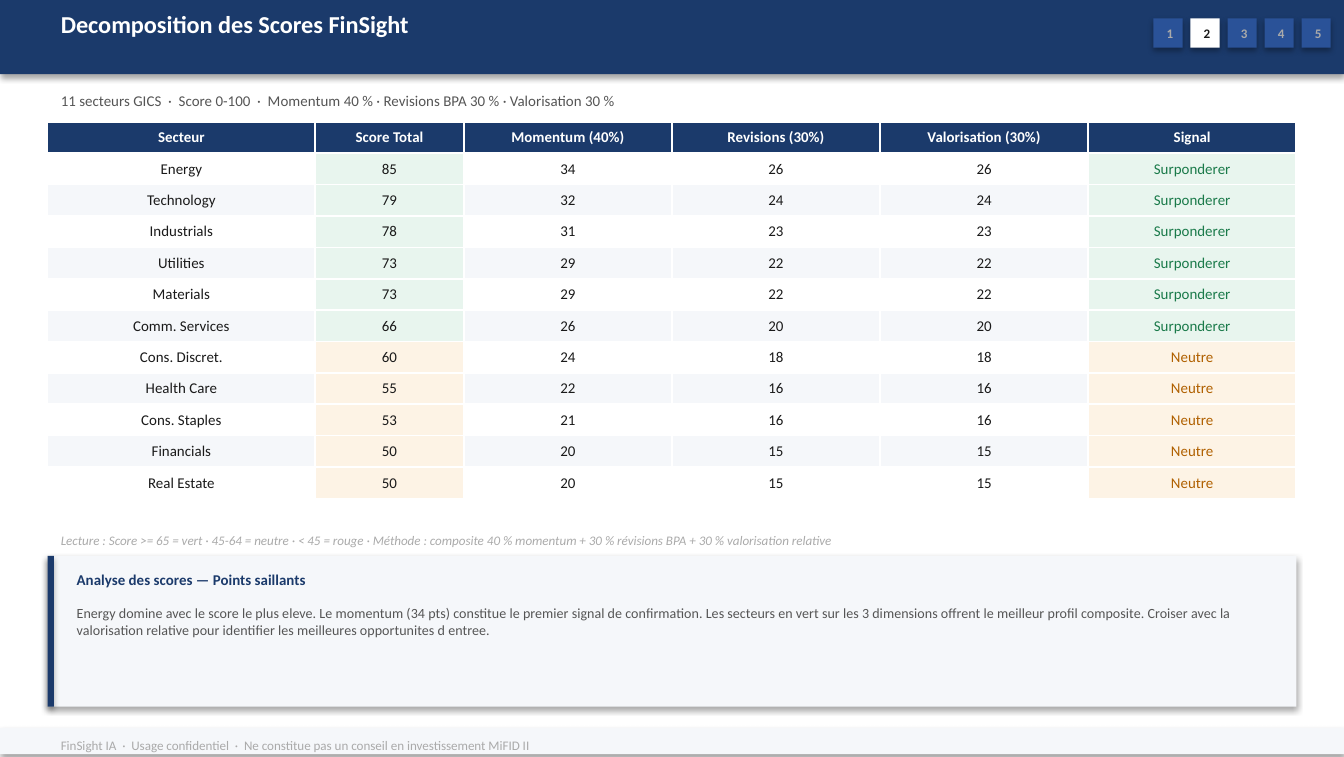
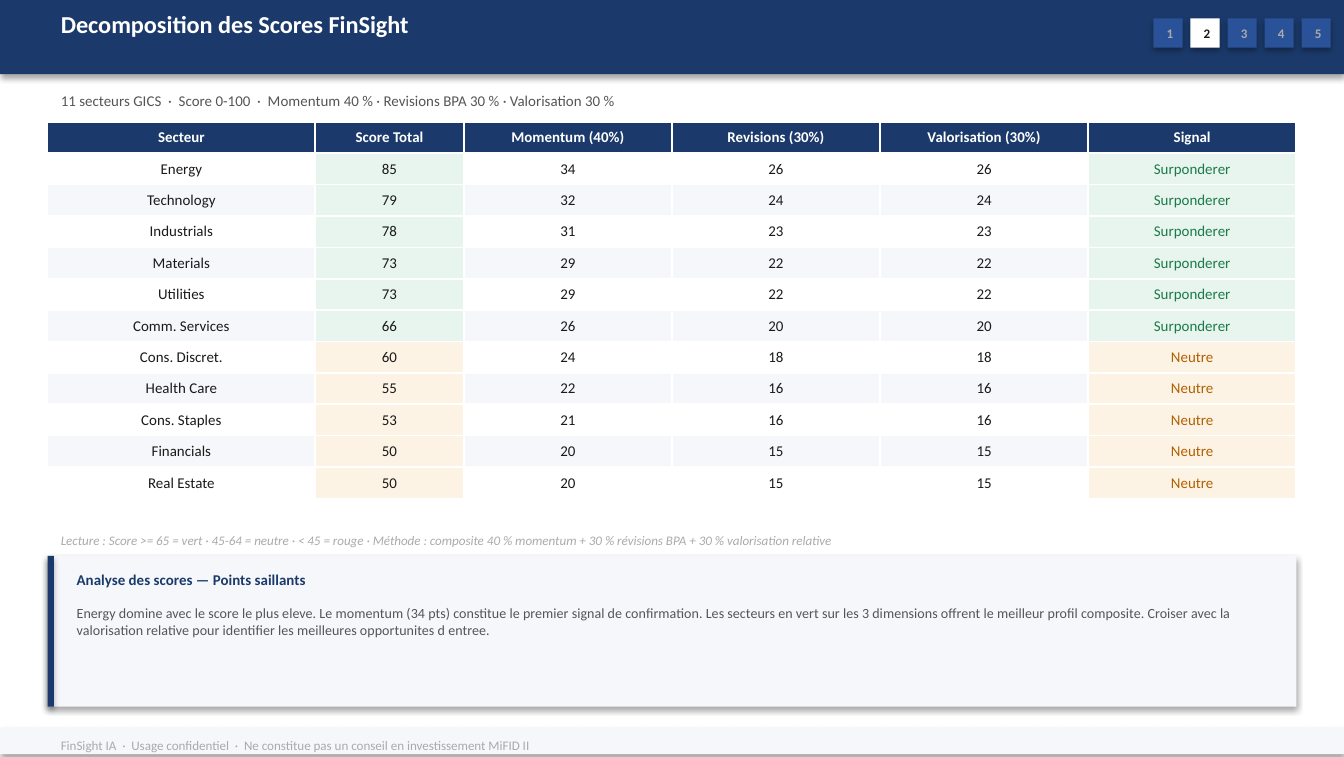
Before and after one commit to baptistejeh07-art/finsight-ia, a slide deck: slide 11 of preview/indice_SP_500/indice_SP_500.pptx. Drawn at 1344x757 pixels with LibreOffice and Linux fonts; fonts in the diff are those of the drawing. Boxes give left, top, right and bottom in pixels: in the first picture for what was removed or moved away, otherwise in the second. Text is boxed around its words. In the diff, an @@ line names an element or a change of style, - is before the commit and + after.

```diff
--- a/preview/indice_SP_500/indice_SP_500.pptx
+++ b/preview/indice_SP_500/indice_SP_500.pptx
@@ table at bbox=[47, 122, 1297, 493] @@
+row 5: Materials | 73 | 29 | 22 | 22 | Surponderer
-row 6: Materials | 73 | 29 | 22 | 22 | Surponderer
```
Also in this commit, not shown: 3 other slides changed, 1 other file.
